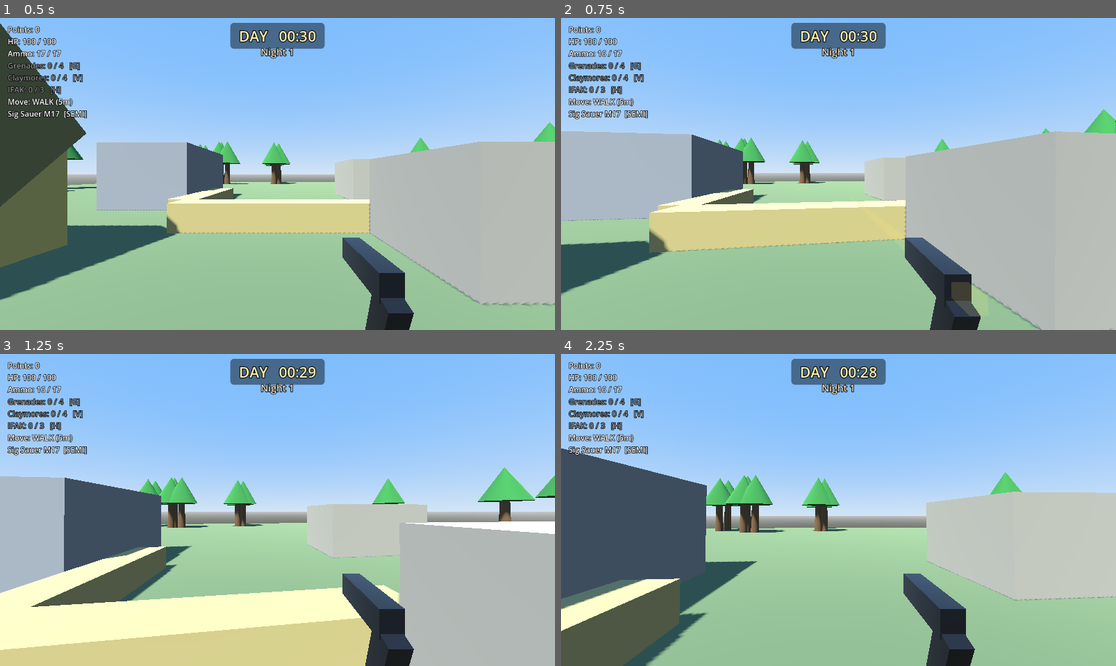
Above: before the commit, frames 1-4 (two rows, left to right).
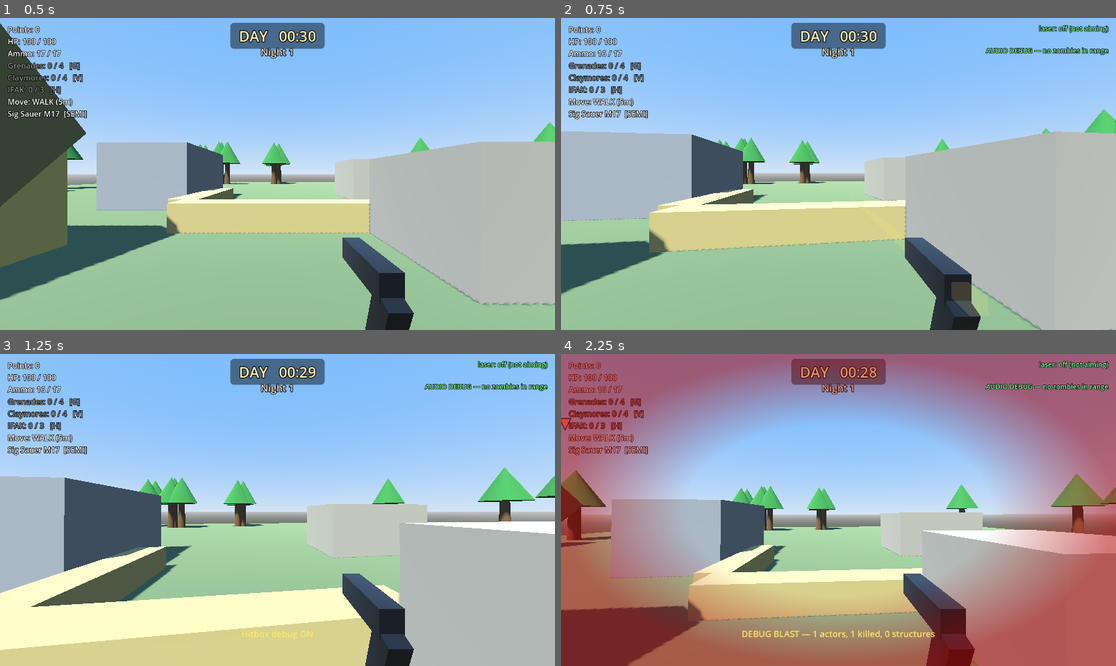
Above: after the commit, the same moments.

Repository: aepibailey/Zombie-Game
Game: Godot game, scene res://scenes/Main.tscn
Two runs of this game, one before a commit and one after it. Both use one fixed random seed, a clock stepped at 60 frames per second and the inputs below.
Inputs (mouse positions are in pixels of both pictures, inside the frame that each line leads up to):
- Up to frame 1 (0.5 s): no input
- Up to frame 2 (0.75 s): tap Enter at 0.5 s; move the mouse to (866, 174) at 0.52 s; hold W from 0.53 s (still down); tap J at 0.6 s; click (866, 174) at 0.67 s
- Up to frame 3 (1.25 s): keep holding W; tap Space at 0.77 s; tap K at 0.8 s
- Up to frame 4 (2.25 s): keep holding W; move the mouse to (810, 510) at 1.27 s; tap K at 1.35 s; tap Space at 1.52 s; tap L at 1.55, 2.1 s; move the mouse to (849, 503) at 2.02 s

Frame 1 is identical in both runs. In frame 2, 0.6% of the frame differs, in the area x 76-99%, y 2-13%; in frame 3, 0.7%; in frame 4, 80%, in the area x 0-100%, y 0-100%.

Commit message:
Purge all function-key binds — debug tools move to J/K/L/M/O
No action in the InputMap was ever bound to F1-F12 (confirmed in the Phase 0
audit — every real action already used a letter key). The only F-key usage
in the project was 5 debug-only consts in Main.gd, none reachable through
the InputMap:

  KEY_DEBUG_AUDIO             F3 -> J   list audible zombies + distance
  KEY_DEBUG_HITBOX            F4 -> K   zombie head/body hitbox volumes
  KEY_DEBUG_BLAST             F5 -> L   detonate a test blast at the player
  KEY_DEBUG_SPAWN_FIGHTER     F6 -> M   spawn a debug fighter
  KEY_DEBUG_SPAWN_COVER_TEST  F7 -> O   spawn the Step 8A concealment test box

Clustered J-K-L-M-O, none colliding with any existing bind (checked against
the full key inventory from the audit: WASD, Shift, C/R/B/H/Space/1-5/Escape
on Player, [ ] on BuildMode, 1-9 on RadioMenu, 1-4/arrows on SupplyCrateUI,
and the six InputMap actions).

Updated every comment and the one HUD string that named the old F-keys
(Main.gd, Player.gd, Zombie.gd, RosterMenu.gd, FighterEconomyConfig.gd), plus
the matching debug-key mentions in PROJECT_SPEC.md, PATROL_BASE_ZERO_V2_SPEC.md
and README.md's keybind table (which was also missing F5/F6/F7 entirely —
added the missing rows while correcting the table).

Verified PATROL_BASE_ZERO_V2_SPEC.md's two dedicated keybind subsections
(6.1 grenade, 9.4 claymore) already match the live InputMap exactly — no
drift, nothing changed there.

README.md's "Press F5 / Play" is the Godot editor's own play shortcut, not
a project keybind — left untouched.

Acceptance checks: zero F1-F12 keycodes in project.godot, zero KEY_F*
literals in any .gd file, zero stale F-key mentions outside the "rebound
off Fx" historical annotations themselves.

Co-Authored-By: Claude Sonnet 5 <noreply@anthropic.com>
Claude-Session: https://claude.ai/code/session_01GYUJQnPzi923Fa9UGz9bkd

Diff:
--- a/scripts/FighterEconomyConfig.gd
+++ b/scripts/FighterEconomyConfig.gd
@@ -8,7 +8,7 @@
 ## SupplyDropConfig/ApacheConfig use.
 
 ## Hard cap on live fighters. The 5th through 8th cost points; the first four
-## are free (currently reachable only via Main's debug F6 spawn, standing in
+## are free (currently reachable only via Main's debug M spawn, standing in
 ## for the Position Two rescue grant — see Main.gd's scaffolding note).
 const FIGHTER_CAP := 8
 
--- a/scripts/Main.gd
+++ b/scripts/Main.gd
@@ -59,13 +59,13 @@
 const ACTION_NVG_TOGGLE := "nvg_toggle"
 
 # Debug: show distance to every zombie within footstep-audible range.
-const KEY_DEBUG_AUDIO := KEY_F3
+const KEY_DEBUG_AUDIO := KEY_J
 # Debug: translucent head/body hitbox volumes on every zombie.
-const KEY_DEBUG_HITBOX := KEY_F4
+const KEY_DEBUG_HITBOX := KEY_K
 ## Debug: detonate a test blast at the player's feet, to exercise the shared
 ## area-damage system without needing a thrown grenade. Safe to remove once
 ## grenades are in the player's hands.
-const KEY_DEBUG_BLAST := KEY_F5
+const KEY_DEBUG_BLAST := KEY_L
 const DEBUG_BLAST_PROFILE := preload("res://resources/frag_grenade.tres")
 
 # ---------------------------------------------------------------------------
@@ -77,7 +77,7 @@
 # system can be built and tested. Everything in this block and in
 # _debug_spawn_fighter() is throwaway — no other code should come to depend
 # on it. See PROJECT_SPEC.md "Allied fighters".
-const KEY_DEBUG_SPAWN_FIGHTER := KEY_F6
+const KEY_DEBUG_SPAWN_FIGHTER := KEY_M
 const FIGHTER_TYPE_IRREGULAR := preload("res://resources/fighter_irregular.tres")
 ## How far in front of the player a debug fighter appears.
 const DEBUG_FIGHTER_SPAWN_DISTANCE := 4.0
@@ -93,7 +93,7 @@
 # TEST GATE 1 "brush blocks sight but not rounds" check — can be verified at
 # all before Position Two adds real foliage. Not in ObstacleCatalog, not
 # buildable, not persisted, not art. See _debug_spawn_cover_test().
-const KEY_DEBUG_SPAWN_COVER_TEST := KEY_F7
+const KEY_DEBUG_SPAWN_COVER_TEST := KEY_O
 const DEBUG_COVER_TEST_SPAWN_DISTANCE := 4.0
 const DEBUG_COVER_TEST_SIZE := Vector3(1.5, 1.8, 1.5)
 # ---------------------------------------------------------------------------
@@ -611,7 +611,7 @@
 	_apache_system.setup(player, _hud, _radio_menu, _target_painter)
 
 	# Day-only, F to open. Recruiting calls back into _spawn_fighter() —
-	# the same placement the debug F6 key uses — so this menu never makes a
+	# the same placement the debug M key uses — so this menu never makes a
 	# spatial decision of its own.
 	_roster_menu = RosterMenu.new()
 	_roster_menu.name = "RosterMenu"
@@ -1001,7 +1001,7 @@
 	var live: int = get_tree().get_nodes_in_group(Fighter.GROUP).size()
 	_hud.show_message("DEBUG FIGHTER — %s (%d live)" % [f.fighter_name, live])
 
-## THE ONE place a Fighter is spawned into the world. Both the debug F6 key
+## THE ONE place a Fighter is spawned into the world. Both the debug M key
 ## above and RosterMenu's recruit purchase (wired via a Callable in
 ## _ready()) call this — recruiting reuses the exact same spawn-in-front-of-
 ## the-player placement, not a second spatial decision. Placement UI (a real
@@ -1075,7 +1075,7 @@
 	body.add_child(cover)
 	cover.attach_to(body)
 
-	_hud.show_message("DEBUG CONCEALMENT TEST spawned (F7) — layer bit only, no LOS gating until Phase 2.")
+	_hud.show_message("DEBUG CONCEALMENT TEST spawned (O) — layer bit only, no LOS gating until Phase 2.")
 
 # --- Zombie bookkeeping ---------------------------------------------------
 func _prune_zombies() -> void:
--- a/scripts/Player.gd
+++ b/scripts/Player.gd
@@ -413,7 +413,7 @@
 var _laser_beam_mesh: CylinderMesh
 var _laser_beam_mat: StandardMaterial3D
 var _laser_fade_mat: StandardMaterial3D
-# Laser debug telemetry (shown in the F3 overlay).
+# Laser debug telemetry (shown in the J overlay).
 var _laser_dbg := "laser: idle"
 # Laser-dot detection state.
 var _laser_detect_timer := 0.0
--- a/scripts/RosterMenu.gd
+++ b/scripts/RosterMenu.gd
@@ -12,7 +12,7 @@
 ##
 ## OWNS NO PLACEMENT OR COMBAT CODE. Recruiting spawns a fighter via a
 ## Callable supplied by Main (the same spawn-in-front-of-player logic the
-## debug F6 key already uses) — this menu does not reason about world space
+## debug M key already uses) — this menu does not reason about world space
 ## itself. Damage and death are Fighter's own (via the shared
 ## AreaDamageSystem); this menu only reads the result.
 
--- a/scripts/Zombie.gd
+++ b/scripts/Zombie.gd
@@ -1232,8 +1232,9 @@
 	_hitbox_debug = Node3D.new()
 	add_child(_hitbox_debug)
 
-	# Driven by the variant, not hardcoded — otherwise F4 would draw walker
-	# volumes around a leaper and misreport exactly what it exists to verify.
+	# Driven by the variant, not hardcoded — otherwise the K debug overlay
+	# would draw walker volumes around a leaper and misreport exactly what
+	# it exists to verify.
 	var t := zombie_type
 	var body_vis := MeshInstance3D.new()
 	var bm := CapsuleMesh.new()
Not shown, changed: PATROL_BASE_ZERO_V2_SPEC.md
Not shown, changed: PROJECT_SPEC.md
Not shown, changed: README.md
